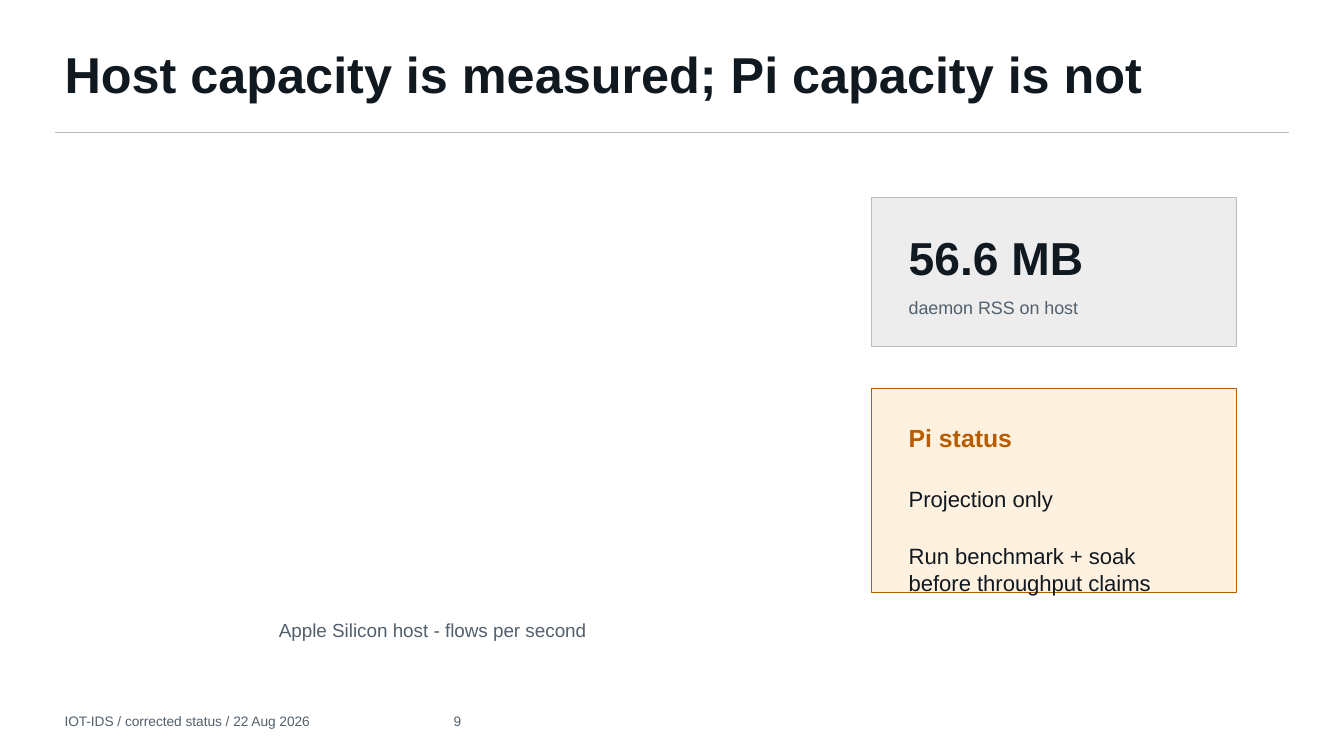
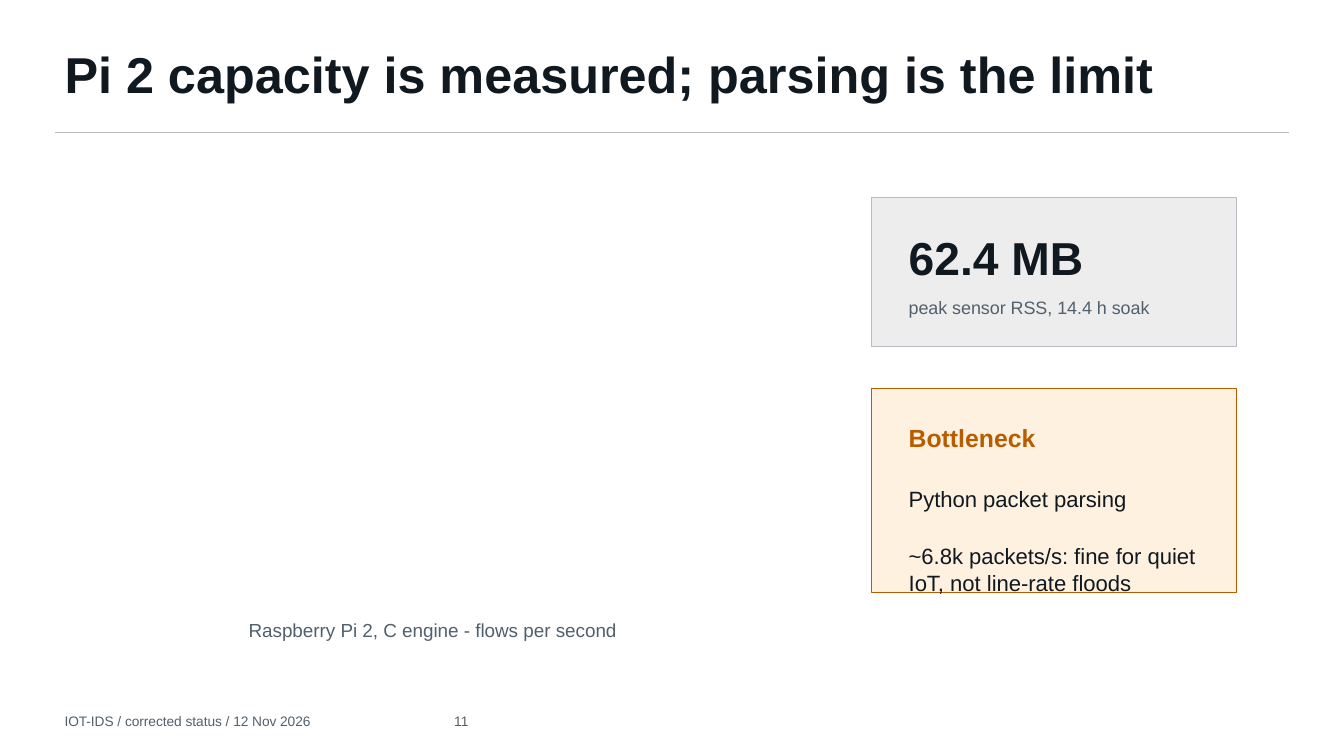
Before and after one commit to malharc373/IoT_IDS, a slide deck: slide 11 of output/presentation/IOT_IDS_Corrected_Project_Review.pptx (slide 9 before the commit). Drawn at 1344x756 pixels with LibreOffice and Linux fonts; fonts in the diff are those of the drawing. Boxes give left, top, right and bottom in pixels: in the first picture for what was removed or moved away, otherwise in the second. Text is boxed around its words. In the diff, an @@ line names an element or a change of style, - is before the commit and + after.

```diff
--- a/output/presentation/IOT_IDS_Corrected_Project_Review.pptx
+++ b/output/presentation/IOT_IDS_Corrected_Project_Review.pptx
@@ text at (65,56,1152,103): text changed @@
-Host capacity is measured; Pi capacity is not
+Pi 2 capacity is measured; parsing is the limit
@@ text at (909,242,1083,276): text changed @@
-56.6 MB
+62.4 MB
@@ text at (909,301,1150,318): text changed @@
-daemon RSS on host
+peak sensor RSS, 14.4 h soak
@@ text at (909,429,1036,448): text changed @@
-Pi status
+Bottleneck
@@ text at (909,491,1196,594): text changed @@
-Projection only
-Run benchmark + soak
-before throughput claims
+Python packet parsing
+~6.8k packets/s: fine for quiet
+IoT, not line-rate floods
@@ text at (249,623,617,641): text changed @@
-Apple Silicon host - flows per second
+Raspberry Pi 2, C engine - flows per second
@@ text at (65,716,468,726): text changed @@
-IOT-IDS / corrected status / 22 Aug 2026 9
+IOT-IDS / corrected status / 12 Nov 2026 11
```
Also in this commit, not shown: 10 other slides changed, 2 slides added, 1 other file.
